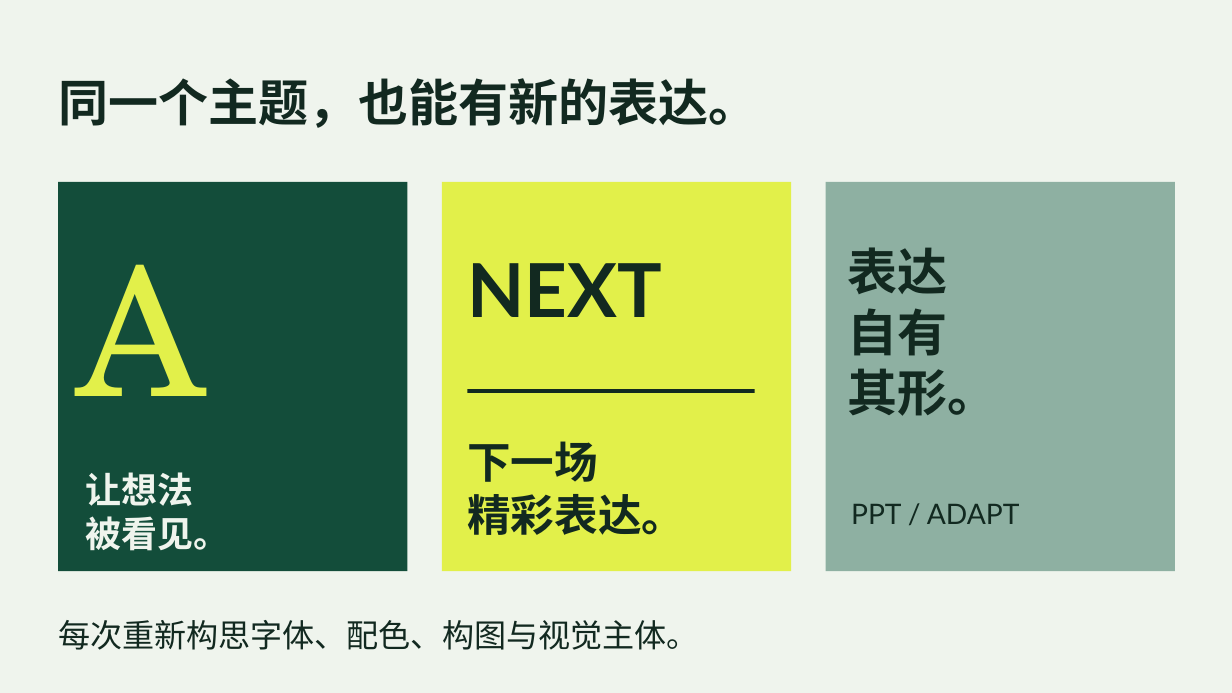
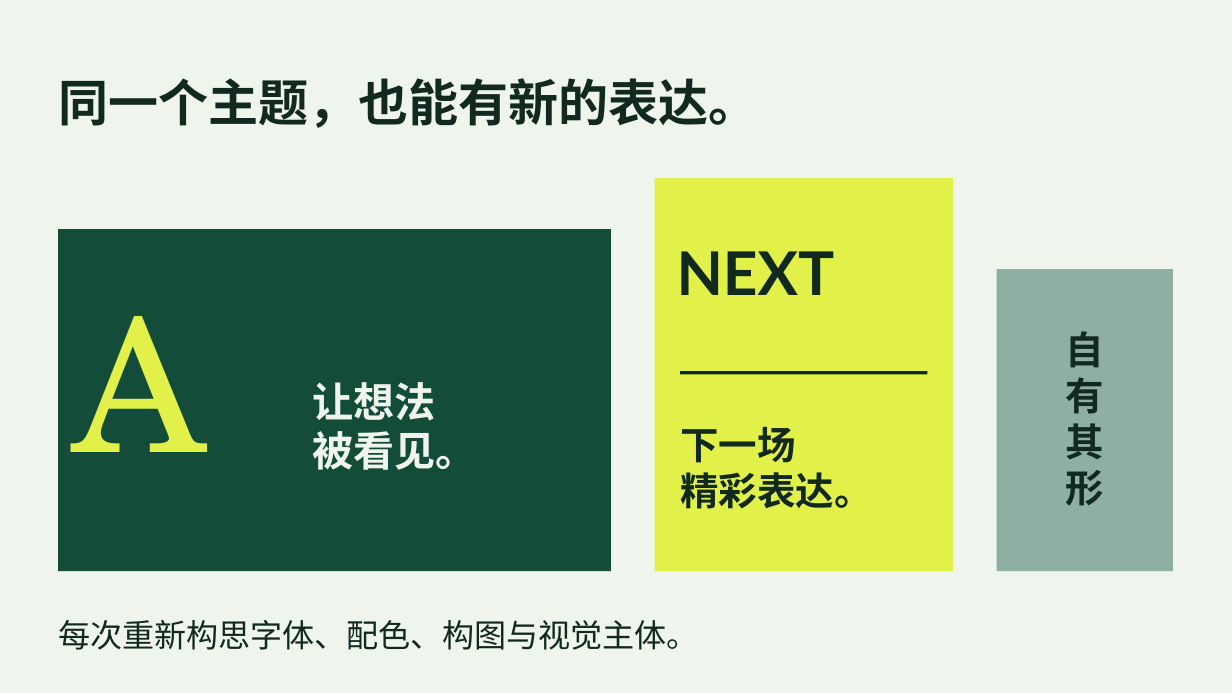
Before and after one commit to rockpunkgod/ppt-adapt, a slide deck: slide 3 of examples/ppt-adapt-unique/ppt-adapt-unique.pptx. Drawn at 1232x693 pixels with LibreOffice and Linux fonts; fonts in the diff are those of the drawing. Boxes give left, top, right and bottom in pixels: in the first picture for what was removed or moved away, otherwise in the second. Text is boxed around its words. In the diff, an @@ line names an element or a change of style, - is before the commit and + after.

Commit message:
Strengthen deck-wide creative direction across PPT Adapt skills

```diff
--- a/examples/ppt-adapt-unique/ppt-adapt-unique.pptx
+++ b/examples/ppt-adapt-unique/ppt-adapt-unique.pptx
@@ rectangle: place and size @@
-rectangle at <box>441,182,791,571</box>
+rectangle at <box>655,178,953,571</box>
@@ rectangle: place and size @@
-rectangle at <box>58,182,407,571</box>
+rectangle at <box>58,229,610,571</box>
@@ text "NEXT": place and size @@
-text "NEXT" at <box>467,263,662,317</box>
+text "NEXT" at <box>677,251,835,295</box>
@@ text "NEXT" at <box>677,251,835,295</box>: size 58 to 47 pt @@
@@ text "A": place and size @@
-text "A" at <box>76,264,205,396</box>
+text "A" at <box>73,316,206,452</box>
@@ text "A" at <box>73,316,206,452</box>: size 139 to 144 pt @@
@@ rectangle: place and size @@
-rectangle at <box>826,182,1175,571</box>
+rectangle at <box>996,269,1173,571</box>
@@ text "让想法": place and size @@
-text "让想法" at <box>85,472,229,551</box>
+text "让想法" at <box>313,382,477,470</box>
@@ text "让想法" at <box>313,382,477,470</box>: size 28 to 32 pt @@
@@ text at <box>1066,331,1104,506</box>: text changed; size 39 to 30 pt @@
-表达
-自有
-其形。
+自
+有
+其
+形
@@ rectangle: place and size @@
-rectangle at <box>467,389,755,393</box>
+rectangle at <box>680,371,927,375</box>
@@ text "下一场": place and size @@
-text "下一场" at <box>467,441,685,535</box>
+text "下一场" at <box>680,427,872,509</box>
@@ text "下一场" at <box>680,427,872,509</box>: size 34 to 30 pt @@
@@ text removed at <box>851,504,1020,524</box> @@
-PPT / ADAPT
```
Also in this commit, not shown: 2 other slides changed, 8 other files.
